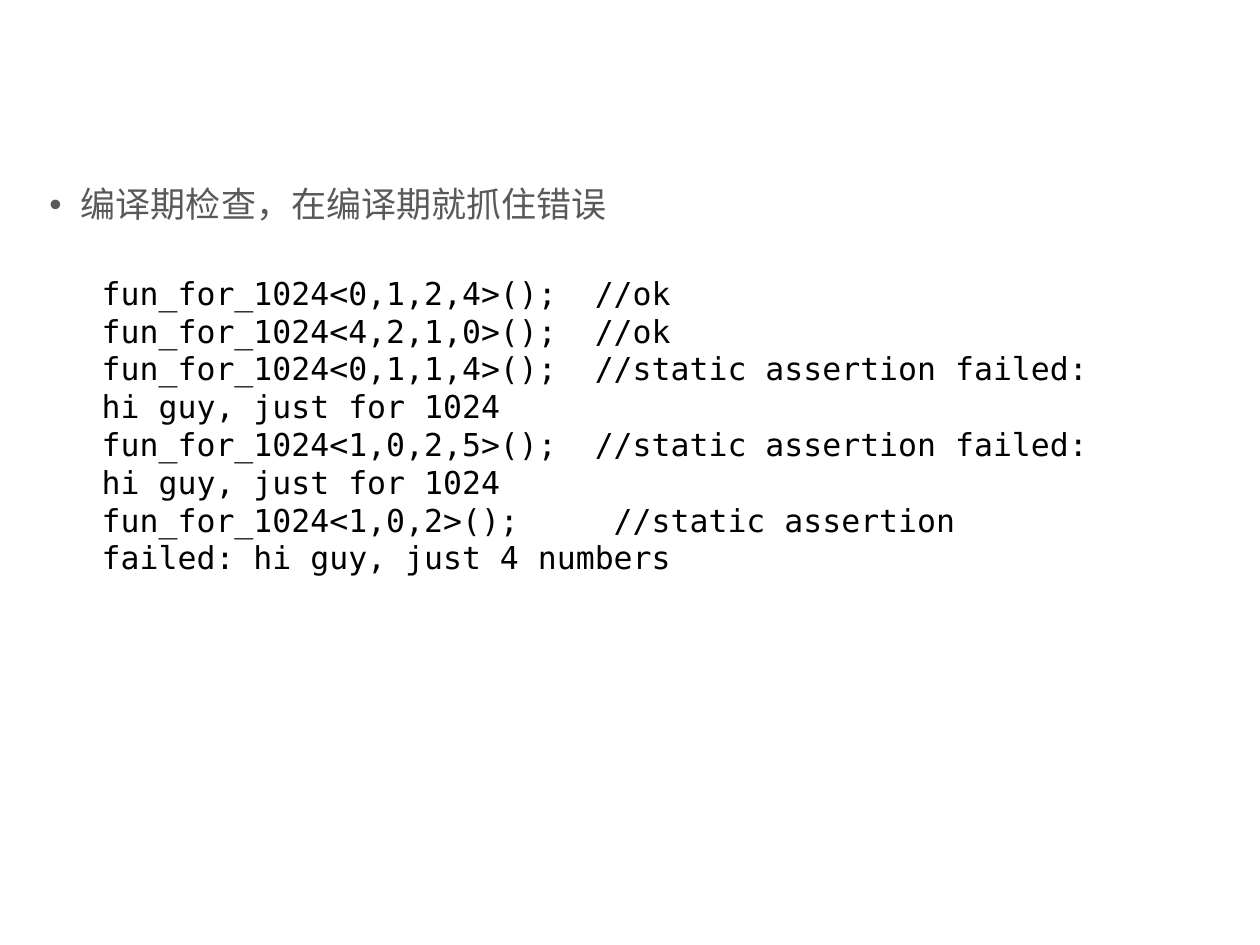
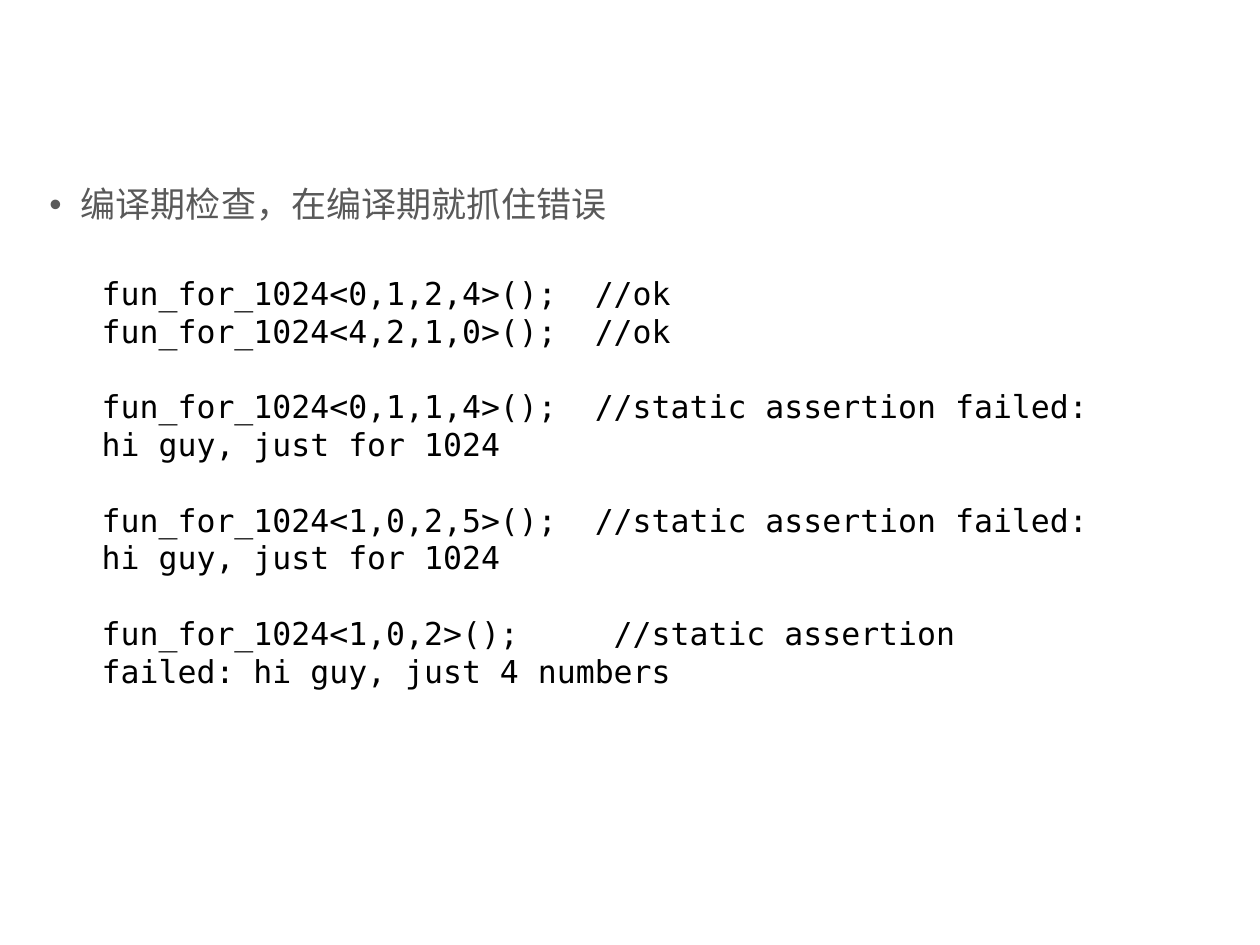
Before and after one commit to qicosmos/cppcon2017, a slide deck: slide 19 of CPP-Summit.pptx. Drawn at 1260x945 pixels with LibreOffice and Linux fonts; fonts in the diff are those of the drawing; background and template pictures are left out. Boxes give left, top, right and bottom in pixels: in the first picture for what was removed or moved away, otherwise in the second. Text is boxed around its words. In the diff, an @@ line names an element or a change of style, - is before the commit and + after.

```diff
--- a/CPP-Summit.pptx
+++ b/CPP-Summit.pptx
@@ text "fun_for_1024<0,1,2,4>(); //ok" rewrapped from [102,281,1088,576] to [102,281,955,690] @@
```
Also in this commit, not shown: 3 other slides changed, 1 slide added.
